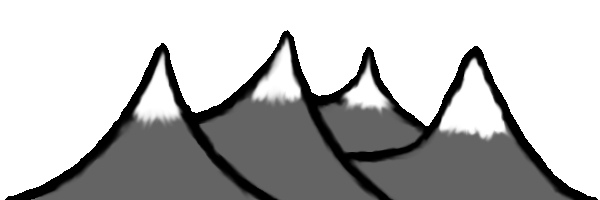
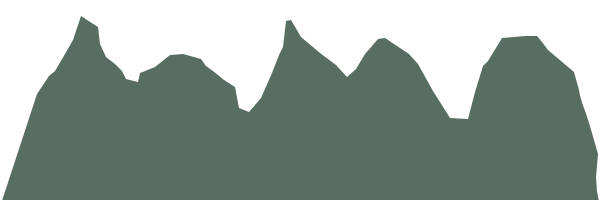
Comparing the layer stacks of the two 600px x 200px images. Changes:
added layer "Shape 10" above "Shape 9" over [2, 16, 599, 200]
hid "Background" over [5, 30, 598, 200]
